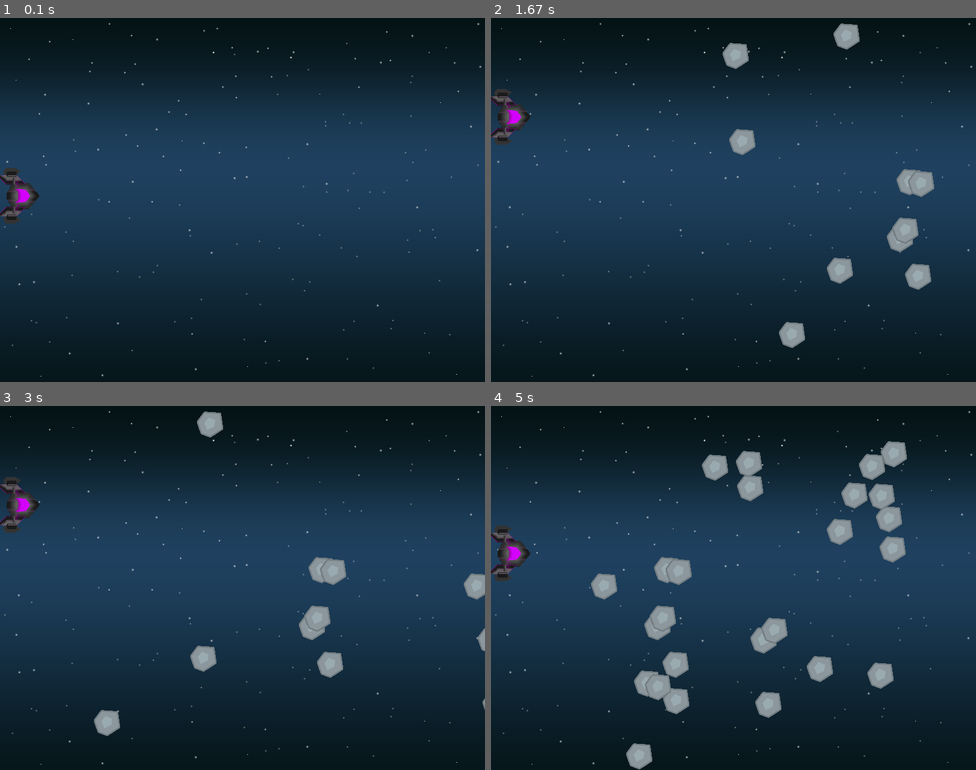
Above: before the commit, frames 1-4 (two rows, left to right).
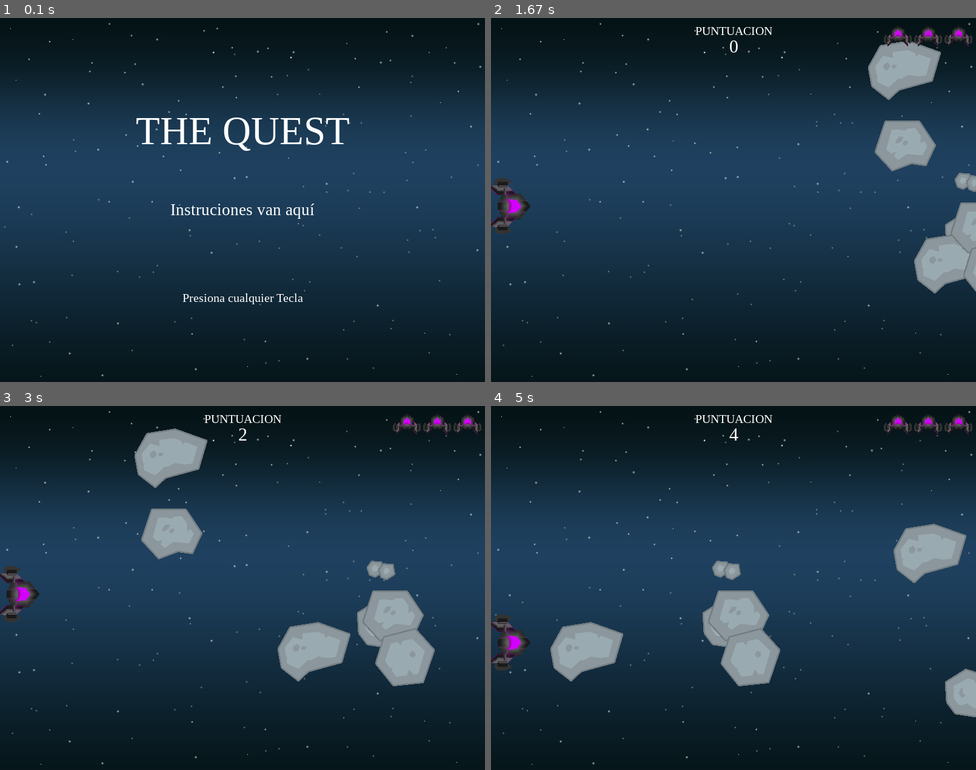
Above: after the commit, the same moments.

Repository: edualdono/pygame_nave
Game: pygame game, started from main.py
Same seed, same stepped clock (60 frames per second), same inputs: the game is played once before the commit and once after it.
Inputs:
- Up to frame 1 (0.1 s): no input
- Up to frame 2 (1.67 s): hold Up 0.33-0.8 s; hold Down 0.83-1.18 s; hold Up 1.22-1.58 s; hold Down from 1.62 s (still down)
- Up to frame 3 (3 s): release Down at 1.98 s; hold Up 2.02-2.32 s; hold Down 2.35-2.65 s; hold Up from 2.68 s (still down)
- Up to frame 4 (5 s): release Up at 3.05 s; hold Down 3.08-3.45 s; hold Up 3.48-3.78 s; hold Down 3.82-4.12 s; hold Up 4.15-4.52 s; hold Down 4.55-4.92 s; hold Up from 4.95 s (still down)

The runs differ from the first frame. In frame 1, 2.2% of the frame differs, in the area x 0-72%, y 27-79%; in frame 2, 9.5%; in frame 3, 11%; in frame 4, 15%, in the area x 0-100%, y 2-100%.

Commit message:
version2

Diff:
--- a/main.py
+++ b/main.py
@@ -9,8 +9,42 @@
 pygame.mixer.init()
 #declaramos el tamanio de la pnatlla
 screen = pygame.display.set_mode((WIDTH, HEIGHT))
-pygame.display.set_caption("Nave_Espacial")
+pygame.display.set_caption("THE QUEST")
 clock = pygame.time.Clock()
+
+def draw_text(surface, text, size, x, y):
+    #declaramos la fuente a utilizar
+    font = pygame.font.SysFont("serif" , size)
+    text_surface = font.render(text, True, WHITE)
+    text_rect = text_surface.get_rect()
+    text_rect.midtop = (x , y)
+    surface.blit(text_surface, text_rect)
+
+def draw_lives(lives):
+    image = pygame.image.load('assets/player.png').convert()
+    image.set_colorkey(BLACK)
+    scale_factor = 0.5
+    new_width = int(image.get_width() * scale_factor)
+    new_height = int(image.get_height() * scale_factor)
+    factor_size = 30
+    for i in range(lives):
+        resized_image = pygame.transform.scale(image, (new_width, new_height))
+        resized_rect = resized_image.get_rect()
+        resized_rect.midtop = (WIDTH - factor_size - (i*50) , 10)
+        screen.blit(resized_image, resized_rect)
+
+def draw_planet():
+    image = pygame.image.load('assets/planet.png').convert()
+    image.set_colorkey(BLACK)
+    scale_factor = 1.5
+    new_width = int(image.get_width() * scale_factor)
+    new_height = int(image.get_height() * scale_factor)
+    resized_image = pygame.transform.scale(image, (new_width, new_height))
+    resized_rect = resized_image.get_rect()
+    resized_rect.midtop = (WIDTH + 150, 0)
+    screen.blit(resized_image, resized_rect)
+
+
 
 class Player(pygame.sprite.Sprite):
     def __init__(self):
@@ -21,7 +55,7 @@
         self.rect = self.image.get_rect()
         self.rect.centerx = 30
         self.rect.bottom = HEIGHT // 2 + 50
-        self.speed_x = 0
+        self.speed_y = 0
 
     def update(self):
         self.speed_y = 0
@@ -42,57 +76,235 @@
             self.rect.top = 0
 
 class Meteoro(pygame.sprite.Sprite):
-    def __init__(self):
+    def __init__(self, vel_max, vel_min):
         super().__init__()
-        self.image = pygame.image.load(
-            'assets\meteorGrey_med1.png').convert()
+        self.image = random.choice(meteor_images)
         self.image.set_colorkey(BLACK)
         self.rect = self.image.get_rect()
         self.rect.x = random.randrange(840, 900)
         self.rect.y = random.randrange(HEIGHT - self.rect.height)
-        self.speedx = random.randrange(-5 , -1)
-
-    def update(self):
+        self.speedx = random.randrange(vel_max, vel_min)
+
+    def update(self, flag):
         self.rect.x += self.speedx
-        if self.rect.left < 0:
+        if self.rect.left < 0 and flag == False:
+            self.image = random.choice(meteor_images)
+            self.image.set_colorkey(BLACK)
+            self.rect = self.image.get_rect()
             self.rect.x = random.randrange(840, 900)
             self.rect.y = random.randrange(HEIGHT - self.rect.height)
-            self.speedx = random.randrange(-5, -1)
-
-
+            self.speedx = random.randrange(vel_max, vel_min)
+
+class Planet(pygame.sprite.Sprite):
+    def __init__(self,):
+        super().__init__()
+        self.image = pygame.image.load('assets/planet.png').convert()
+        self.image.set_colorkey(BLACK)
+        scale_factor = 1.5
+        new_width = int(self.image.get_width() * scale_factor)
+        new_height = int(self.image.get_height() * scale_factor)
+        self.image = pygame.transform.scale(self.image, (new_width, new_height))
+        self.rect = self.image.get_rect()
+        self.rect.x = 1000
+        self.rect.y = 0
+        self.speedx = -2
+
+    def update(self):
+        if self.rect.x < 950:
+             self.rect.x = 950
+        else:
+            self.rect.x += self.speedx
+
+
+
+class Explosion(pygame.sprite.Sprite):
+	def __init__(self, center):
+		super().__init__()
+		self.image = explosion_anim[0]
+		self.rect = self.image.get_rect()
+		self.rect.center = center
+		self.frame = 0
+		self.last_update = pygame.time.get_ticks()
+		self.frame_rate = 50  # velocidad de la animcion
+
+	def update(self):
+		now = pygame.time.get_ticks()
+		if now - self.last_update > self.frame_rate:
+			self.last_update = now
+			self.frame += 1
+			if self.frame == len(explosion_anim):
+				self.kill()  # matamos el objeto unavez que se termina de reproducir11111111
+			else:
+				center = self.rect.center
+				self.image = explosion_anim[self.frame]
+				self.rect = self.image.get_rect()
+				self.rect.center = center
+
+
+def show_go_screen():
+	screen.blit(background, [0, 0])
+	draw_text(screen, "THE QUEST", 65, WIDTH // 2, HEIGHT // 4)
+	draw_text(screen, "Instruciones van aquí", 27, WIDTH // 2, HEIGHT // 2)
+	draw_text(screen, "Presiona cualquier Tecla", 20, WIDTH // 2, HEIGHT * 3/4)
+	pygame.display.flip()
+	waiting = True
+	while waiting:
+		clock.tick(60)
+		for event in pygame.event.get():
+			if event.type == pygame.QUIT:
+				pygame.quit()
+			if event.type == pygame.KEYUP:
+				waiting = False
+
+def show_lup_screen(level):
+    screen.fill(BLACK)
+    draw_text(screen, "LEVEL " + str(level), 27, WIDTH // 2, HEIGHT // 2)
+    pygame.display.flip()
+    waiting = True
+    counter = 0
+    while waiting:
+        clock.tick(60)
+        counter +=1
+        if counter == 120:
+            waiting = False
+
+
+#cargar imagenes de los meteoros
+meteor_images = []
+meteor_list = ["assets/meteorGrey_big1.png", "assets/meteorGrey_big2.png", "assets/meteorGrey_big3.png", "assets/meteorGrey_big4.png",
+               "assets/meteorGrey_med1.png", "assets/meteorGrey_med2.png", "assets/meteorGrey_small1.png", "assets/meteorGrey_small2.png",
+               "assets/meteorGrey_tiny1.png", "assets/meteorGrey_tiny2.png"]
+for img in meteor_list:
+	meteor_images.append(pygame.image.load(img).convert())
+
+#cargar animacion de explosion
+explosion_anim = []
+for i in range(9):
+	file = "assets/regularExplosion0{}.png".format(i)
+	img = pygame.image.load(file).convert()
+	img.set_colorkey(BLACK)
+	img_scale = pygame.transform.scale(img, (70, 70))
+	explosion_anim.append(img_scale)
+
+
+#cargar background
 background = pygame.image.load("assets/background.png").convert()
 
-all_sprites = pygame.sprite.Group()
-
-player = Player()
-meteoro_list = pygame.sprite.Group()
-
-all_sprites.add(player)
-
-for i in range(10):
-    meteoro = Meteoro()
-    all_sprites.add(meteoro)
-    meteoro_list.add(meteoro)
-
+#cargar sonidos
+explosion_sound = pygame.mixer.Sound("assets/explosion.wav")
+pygame.mixer.music.load("assets/music.ogg")
+pygame.mixer.music.set_volume(0.1)
+
+
+# loop infinito con -1
+pygame.mixer.music.play(loops=-1)
+
+contador = 0
+#game_over = True
 running = True
+lives = 0
+vel_max = -5
+vel_min = -1
+num_meteoros = 8
+level_up = False
+
 while running:
+    if lives == 0:
+        show_go_screen()
+
+        #game_over = False
+        all_sprites = pygame.sprite.Group()
+        meteoro_list = pygame.sprite.Group()
+
+        player = Player()
+        all_sprites.add(player)
+
+        score = 0
+        lives = 3
+
+        for i in range(8):
+            meteoro = Meteoro(vel_max,vel_min)
+            #all_sprites.add(meteoro)
+            meteoro_list.add(meteoro)
+
+    #print(score % 6)
+
+    #aumento de nivel
+    if score % 60 == 0 and contador == 0 and score != 0:
+        #----animacion-fin-nivel---------
+        level_up = True
+        planeta = Planet()
+        all_sprites.add(planeta)
+
+        while level_up:
+            clock.tick(60)
+            contador += 1
+            all_sprites.update()
+            meteoro_list.update(level_up)
+            screen.blit(background, [0, 0])
+            all_sprites.draw(screen)
+            meteoro_list.draw(screen)
+            pygame.display.flip()
+            if contador > 600:
+                 level_up = False
+                 contador = 0
+
+        num_meteoros += 1
+        vel_max -= 1
+        vel_min -= 0
+
+        all_sprites = pygame.sprite.Group()
+        meteoro_list = pygame.sprite.Group()
+
+        player = Player()
+        all_sprites.add(player)
+
+        for i in range(num_meteoros):
+            meteoro = Meteoro(vel_max, vel_min)
+            #all_sprites.add(meteoro)
+            meteoro_list.add(meteoro)
+
+        show_lup_screen(score // 60 + 1)
+        #print('Aumenta nivel')
+
     clock.tick(60)
+
+    contador += 1
+
+    if contador == 60:
+        score +=1
+        contador = 0
     #buscamso el evento qque cierre la ventana
     for event in pygame.event.get():
         if event.type == pygame.QUIT:
             running = False
 
     all_sprites.update()
-
-    hits = pygame.sprite.spritecollide(player, meteoro_list, False)
-    for hit in hits:
-        meteoro = Meteoro()
-        all_sprites.add(meteoro)
+    meteoro_list.update(level_up)
+
+    hits = pygame.sprite.spritecollide(player, meteoro_list, True)
+    if hits:
+        explosion_sound.play()
+        explosion = Explosion(player.rect.center)
+        all_sprites.add(explosion)
+        lives -= 1
+        meteoro = Meteoro(vel_max, vel_min)
+        #all_sprites.add(meteoro)
         meteoro_list.add(meteoro)
+        #print(len(meteoro_list))
+        #game_over = True
     #background
     screen.blit(background, [0, 0])
 
     all_sprites.draw(screen)
+    meteoro_list.draw(screen)
+
+    #marcador
+    draw_text(screen, "PUNTUACION", 20, WIDTH // 2, 10)
+    draw_text(screen, str(score), 30, WIDTH // 2, 30)
+    draw_lives(lives)
+    #draw_planet()
+
     pygame.display.flip()
 
 pygame.quit()
Binary file added: assets/planet.png
Binary file changed: assets/player.png
